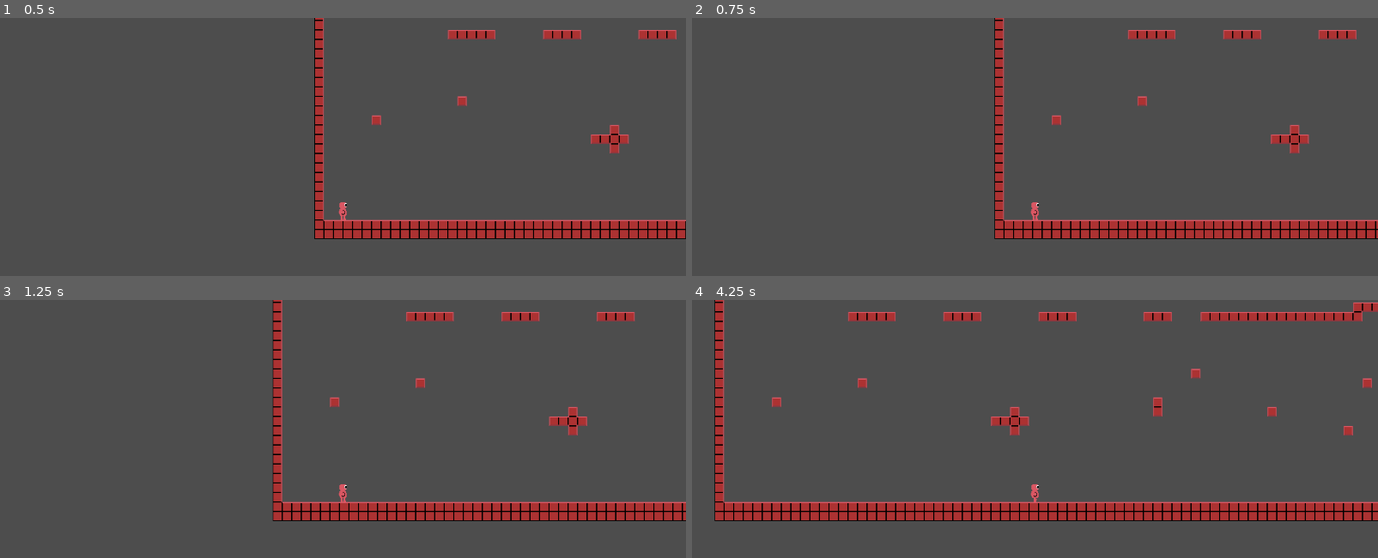
Above: before the commit, frames 1-4 (two rows, left to right).
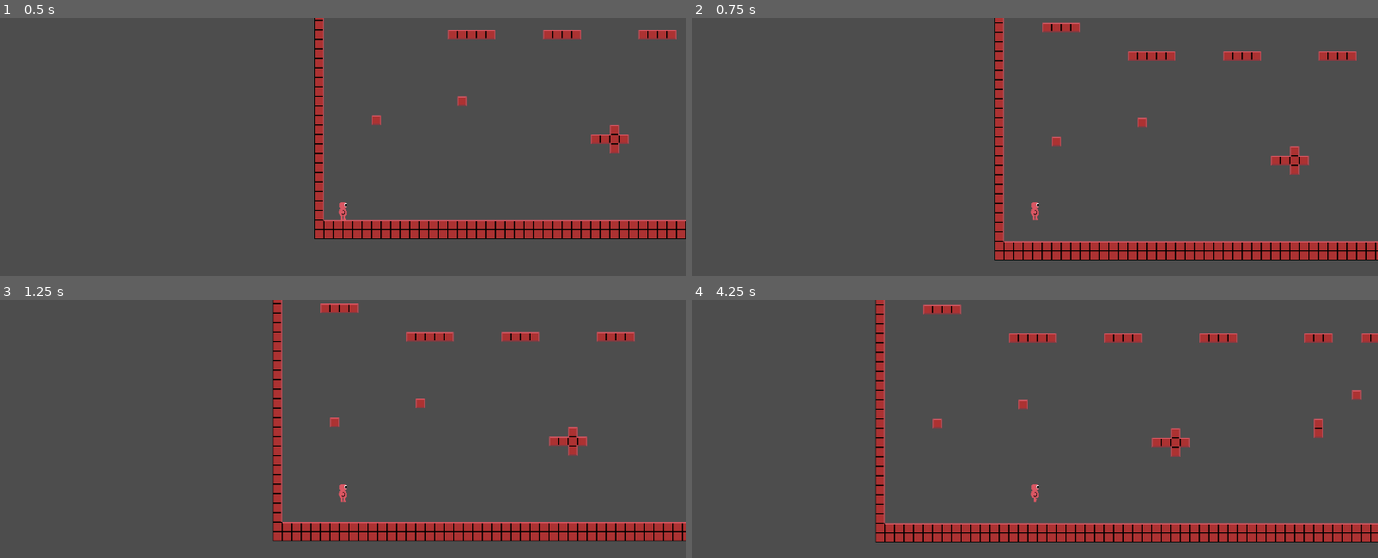
Above: after the commit, the same moments.

Repository: Medmav/CAS-Project
Game: Godot game, scene res://Scenes/TestScene.tscn
Two runs of this game, one before a commit and one after it. Both use one fixed random seed, a clock stepped at 60 frames per second and the inputs below.
Inputs:
- Up to frame 1 (0.5 s): no input
- Up to frame 2 (0.75 s): tap Enter at 0.5 s; hold D (Move Right) from 0.53 s (still down); hold Space (Jump) from 0.53 s (still down)
- Up to frame 3 (1.25 s): keep holding D (Move Right); keep holding Space (Jump)
- Up to frame 4 (4.25 s): release Space (Jump) at 1.28 s; tap Ctrl (Slide) at 1.35, 2.85 s; tap Space (Jump) at 1.52, 1.55, 1.82, 3.02, 3.05, 3.32 s; release D (Move Right) at 2.03 s; hold A (Move Left) 2.03-2.78 s; hold Space (Jump) 2.03-2.78 s; hold D (Move Right) from 2.78 s (still down); hold Space (Jump) from 3.53 s (still down)

Frame 1 is identical in both runs. In frame 2, 11% of the frame differs, in the area x 44-100%, y 0-95%; in frame 3, 12%; in frame 4, 19%, in the area x 3-100%, y 0-95%.

Commit message:
Variable Jump
Variable jump code is complete

Diff:
--- a/Scenes/Player.tscn
+++ b/Scenes/Player.tscn
@@ -71,12 +71,6 @@
 
 [node name="Player" type="CharacterBody2D"]
 script = ExtResource("1_gntrk")
-jumpGravity = 400
-fallGravity = 900
-walkSpeed = 100
-jumpStrength = 10
-slideFriction = 10000.0
-slideSpeed = 40000
 
 [node name="Collision Box" type="CollisionShape2D" parent="."]
 position = Vector2(0, -15)
--- a/Scenes/TestScene.tscn
+++ b/Scenes/TestScene.tscn
@@ -12,6 +12,6 @@
 position = Vector2(48, -32)
 jumpLimit = -250
 jumpStrength = 50
-slideFriction = 200.0
-slideSpeed = 200
+slideFriction = 300.0
+slideSpeed = 250
 walkFriction = 500.0
--- a/Scripts/player_controller.gd
+++ b/Scripts/player_controller.gd
@@ -2,11 +2,11 @@
 class_name PlayerController
 
 #Change back to constant when find the right value
-@export var jumpGravity := 0
-@export var fallGravity := 0
-@export var walkSpeed := 0 #speed at which the character moves by default when a&d are pressed
+@export var jumpGravity := 400
+@export var fallGravity := 900
+@export var walkSpeed := 100 #speed at which the character moves by default when a&d are pressed
 var amountOfJumps := 1
-@export var jumpLimit := -300
+@export var jumpLimit := -250
 var jumpCounter := 0
 var sliding := false
 var jumping := false
@@ -14,10 +14,10 @@
 var terminalVelocity := 1000
 var direction : float = 0.0
 var lastDirection : float = 0.0
-@export var jumpStrength := 0
-@export var slideFriction := 0.0
-@export var slideSpeed := 0
-@export var walkFriction := 10000.0
+@export var jumpStrength := 50
+@export var slideFriction := 300.0
+@export var slideSpeed := 250
+@export var walkFriction := 500.0
 
 #Player inputs and controls
 func _physics_process(delta : float) -> void:
@@ -45,7 +45,7 @@
 #endregion
 #region Jump Control
 	if Input.is_action_pressed("Jump"):
-		if jumpCounter < amountOfJumps && velocity.y < jumpLimit:
+		if jumpCounter < amountOfJumps && velocity.y > jumpLimit:
 			velocity.y -= jumpStrength
 		if velocity.y <= jumpLimit:
 			jumpCounter += 1
@@ -55,7 +55,6 @@
 		jumpCounter += 1
 #endregion
 #endregion
-	print(velocity.y)
 	move_and_slide()
 	# End of Physics Process Loop
 
